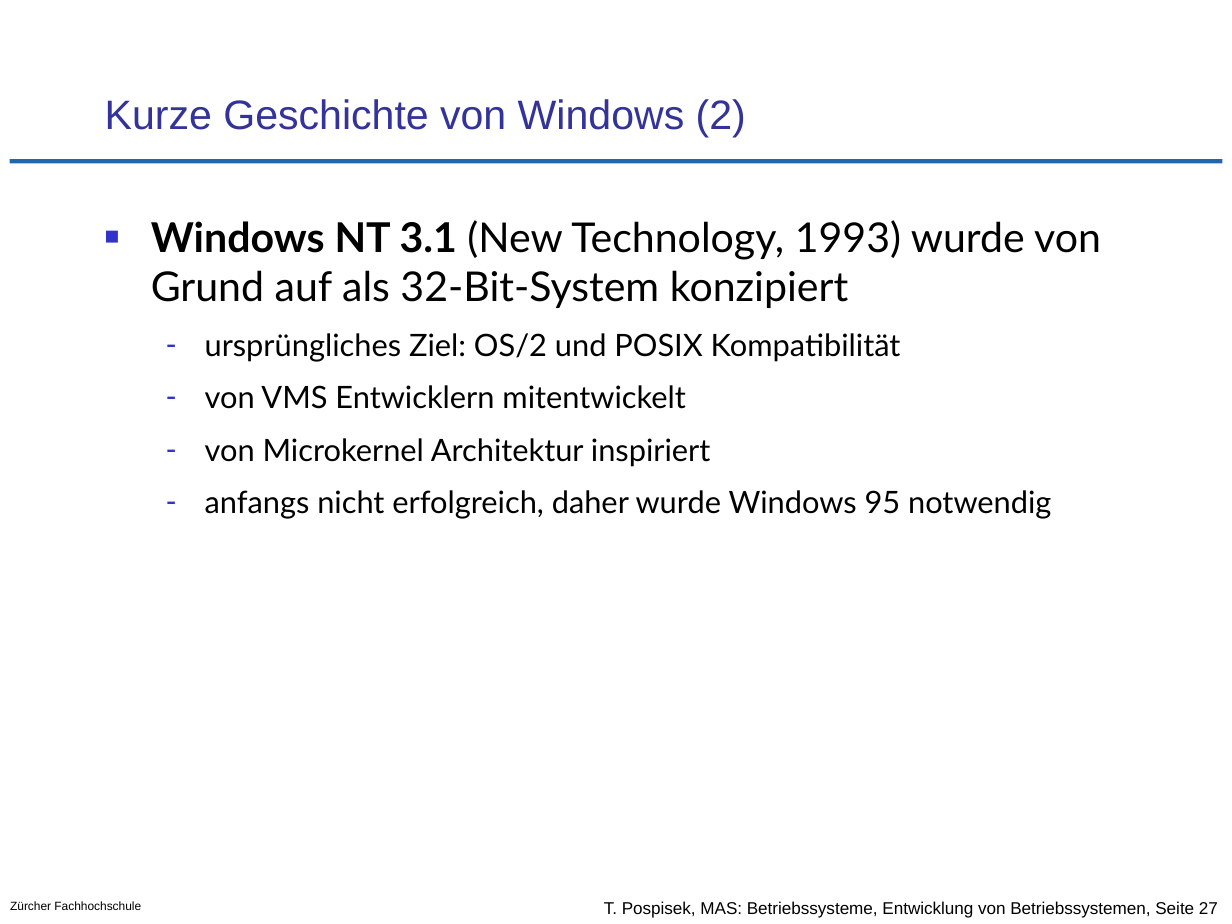
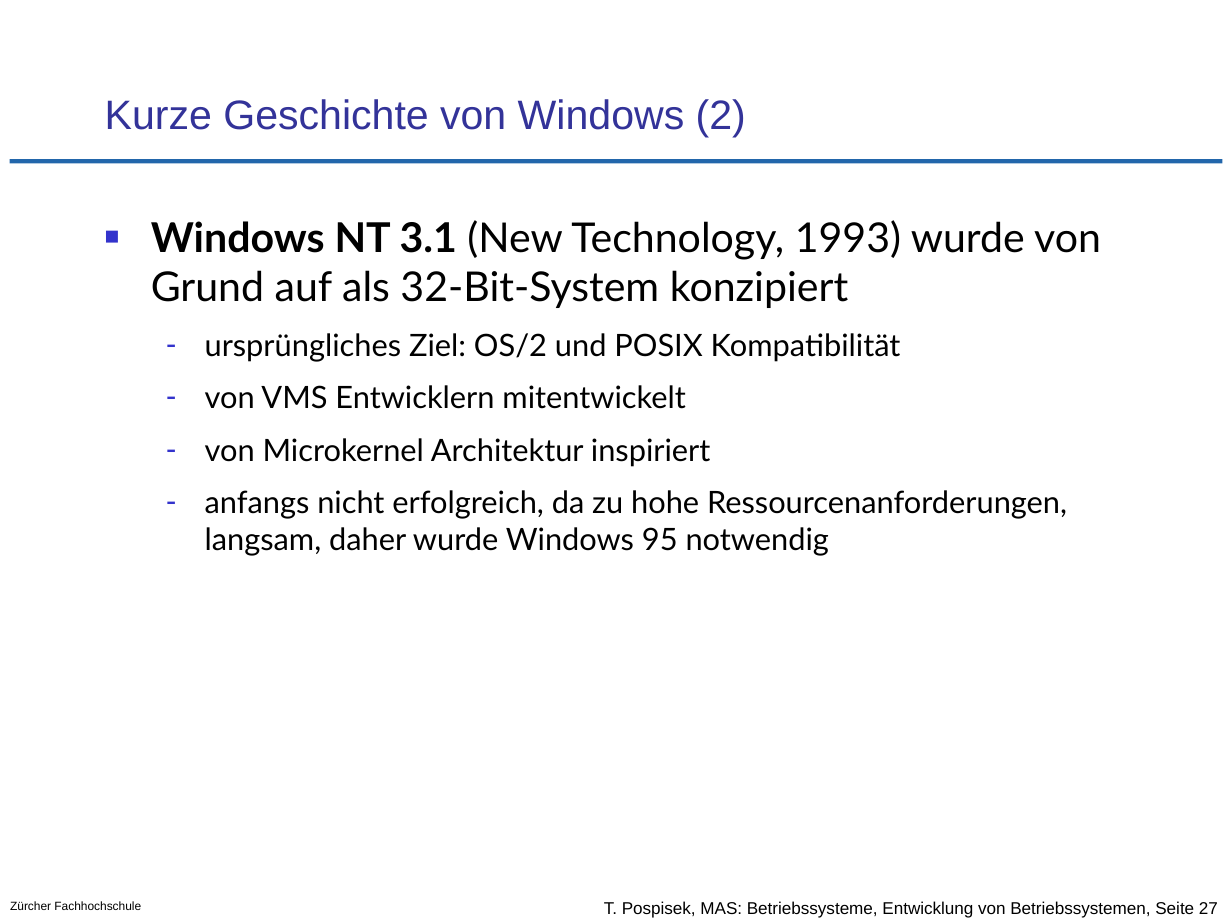
Before and after one commit to tpo/betriebssysteme, a slide deck: slide 27 of 01-2_Entwicklung_von_Betriebssystemen.odp. Drawn at 1232x924 pixels with LibreOffice and Linux fonts; fonts in the diff are those of the drawing; background and template pictures are left out. Boxes give left, top, right and bottom in pixels: in the first picture for what was removed or moved away, otherwise in the second. Text is boxed around its words. In the diff, an @@ line names an element or a change of style, - is before the commit and + after.

Commit message:
Anpassung an neues CAS Format/Länge
S.13 vereinfacht
S.21 vereinfacht
S.24 + Windwos Server 2019
S.27 Windwos NT zu ressourcenhungrig
S.31 neue Seite für Windows 2019
S.34 besser definiert, wo Linux existiert
S.37 Cloud basiert auch auf Open Source...

```diff
--- a/01-2_Entwicklung_von_Betriebssystemen.odp
+++ b/01-2_Entwicklung_von_Betriebssystemen.odp
@@ text at bbox=[205, 490, 1067, 556]: text changed @@
-  – anfangs nicht erfolgreich, daher wurde Windows 95 notwendig
+  – anfangs nicht erfolgreich, da zu hohe Ressourcenanforderungen, langsam, daher wurde Windows 95 notwendig
```
Also in this commit, not shown: 5 other slides changed, 1 slide added.
